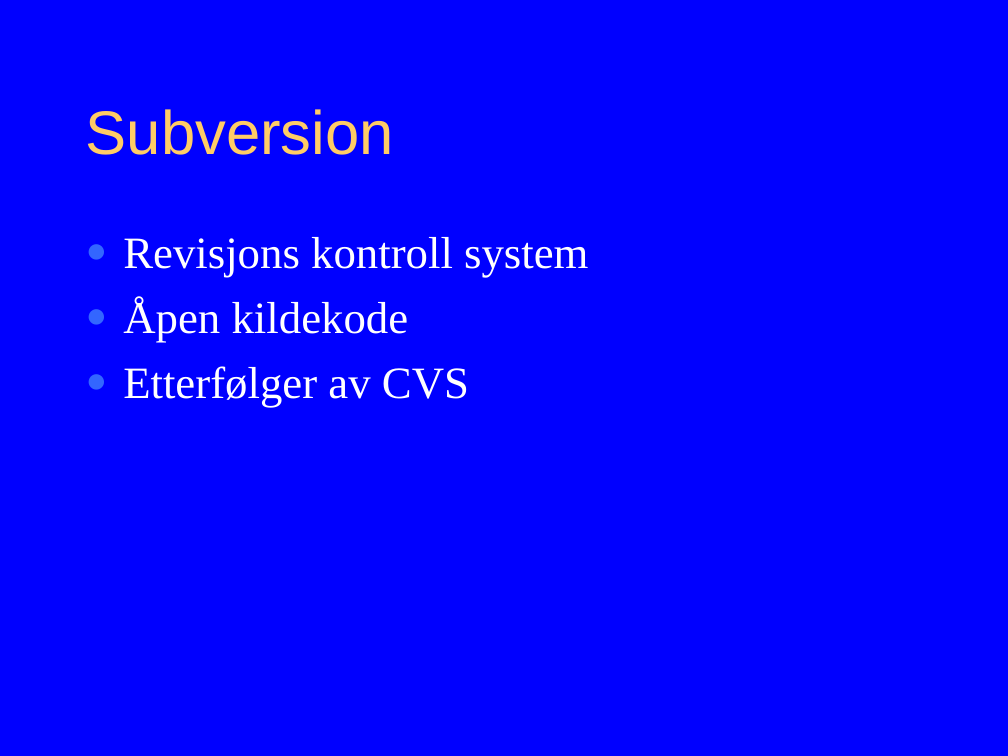
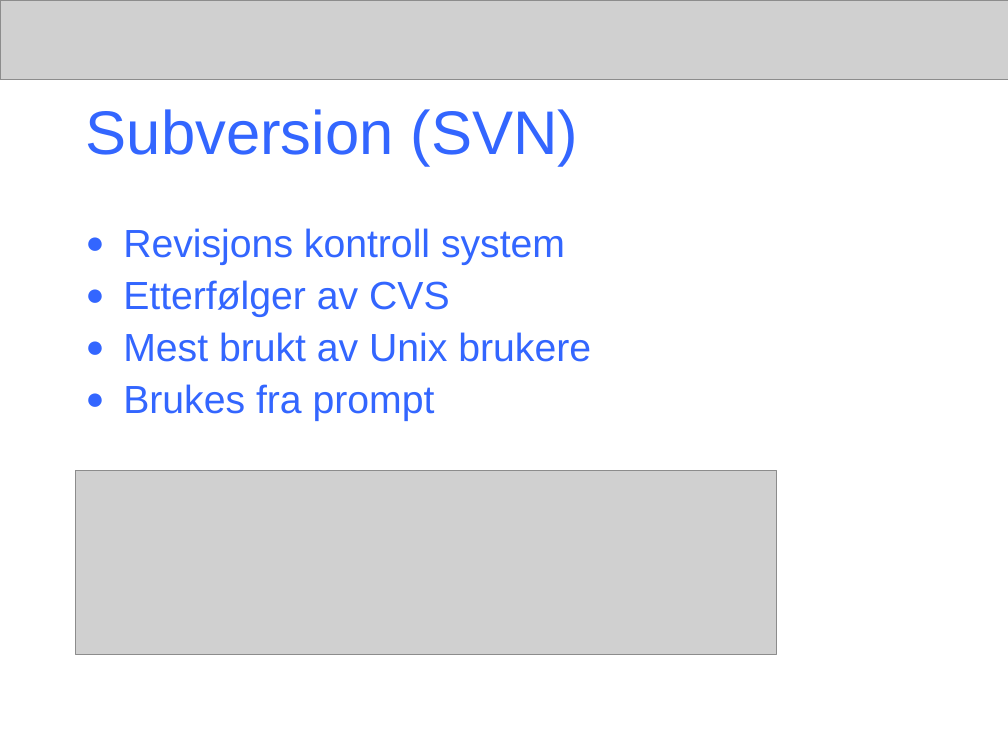
Before and after one commit to windygu/AnkhSVN, a slide deck: slide 4 of doc/powerpoint/Subversion_addin_for_VS.NET.ppt. Drawn at 1008x756 pixels with LibreOffice and Linux fonts; fonts in the diff are those of the drawing; grey boxes stand for pictures. Boxes give left, top, right and bottom in pixels: in the first picture for what was removed or moved away, otherwise in the second. Text is boxed around its words. In the diff, an @@ line names an element or a change of style, - is before the commit and + after.

Commit message:
The presentation contain:
* Title of final project, name of authors
* Background
- Revision control: wc, revision, repository to be explained
- Subversion
- CollabNet
- VS.NET
- Aim of the final project

*Content
- Functionality of NSvn
- Navigation model of Ankh
- What can Ankh do?
- Example of how Ankh works: Manual demo performed at school PC
- Ankh Help: Manual demo performed at school PC
- Improvements of GUI
- Testing of Ankh
- Challenges and development environment
- Conclusion

White background, "ankh header" without letters or symbol

```diff
--- a/doc/powerpoint/Subversion_addin_for_VS.NET.ppt
+++ b/doc/powerpoint/Subversion_addin_for_VS.NET.ppt
@@ background #0000FF to #FFFFFF @@
@@ picture added at [0, 0, 1008, 80] @@
@@ title at [86, 109, 579, 166]: text changed; text colour #FFCC66 to #3366FF @@
-Subversion
+Subversion (SVN)
@@ text at [123, 228, 565, 317]: size 32 to 28 pt, font Times New Roman to Arial, text colour #FFFFFF to #3366FF in "Revisjons kontroll system", "Etterfølger av CVS"; line spacing 1 to 0.9; less space between paragraphs @@
@@ text at [123, 298, 409, 342]: paragraph removed @@
-● Åpen kildekode
@@ text at [123, 332, 591, 421]: paragraphs added @@
+● Mest brukt av Unix brukere
+● Brukes fra prompt
@@ picture added at [76, 471, 777, 654] @@
```
Also in this commit, not shown: 12 other slides changed, 9 slides added, 7 slides removed.
